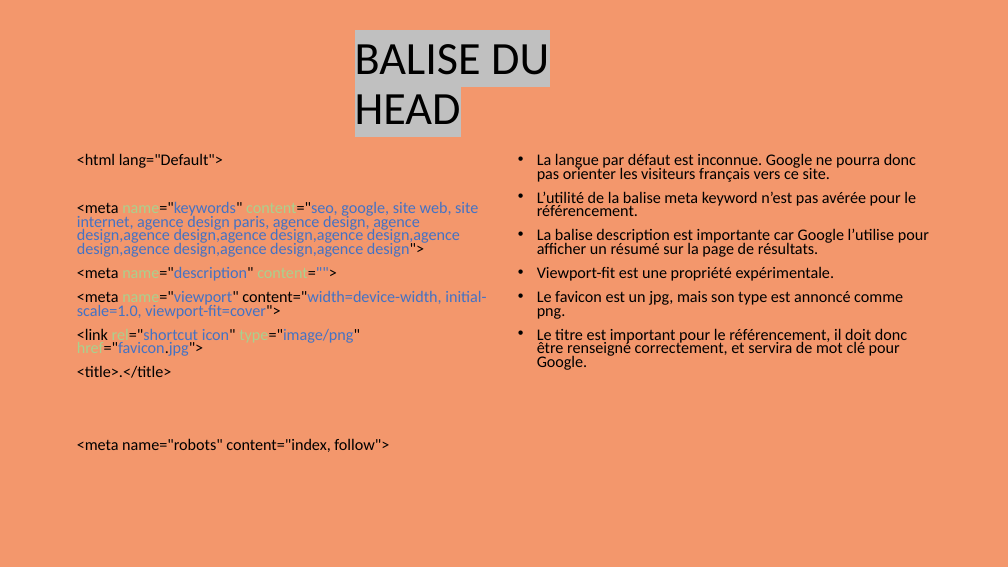
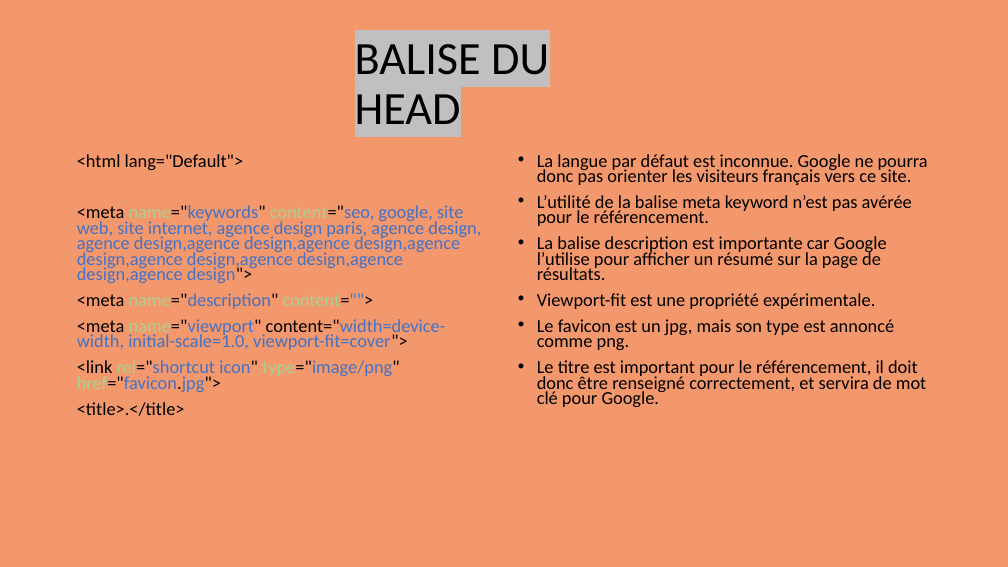
Before and after one commit to Dolfin07/projet4, a slide deck: slide 9 of AMELIORATION DU REFERENCEMENT.pptx. Drawn at 1008x567 pixels with LibreOffice and Linux fonts; fonts in the diff are those of the drawing. Boxes give left, top, right and bottom in pixels: in the first picture for what was removed or moved away, otherwise in the second. Text is boxed around its words. In the diff, an @@ line names an element or a change of style, - is before the commit and + after.

```diff
--- a/AMELIORATION DU REFERENCEMENT.pptx
+++ b/AMELIORATION DU REFERENCEMENT.pptx
@@ text "<html lang="Default">" at (x1=77, y1=154, x2=481, y2=416): size 15.4 to 17.5 pt @@
@@ text "La langue par défaut est ..." at (x1=537, y1=154, x2=928, y2=407): size 15.4 to 17.5 pt @@
@@ text at (x1=77, y1=438, x2=389, y2=452): paragraph removed @@
-<meta name="robots" content="index, follow">
```
Also in this commit, not shown: 3 other slides changed, 1 other file.
